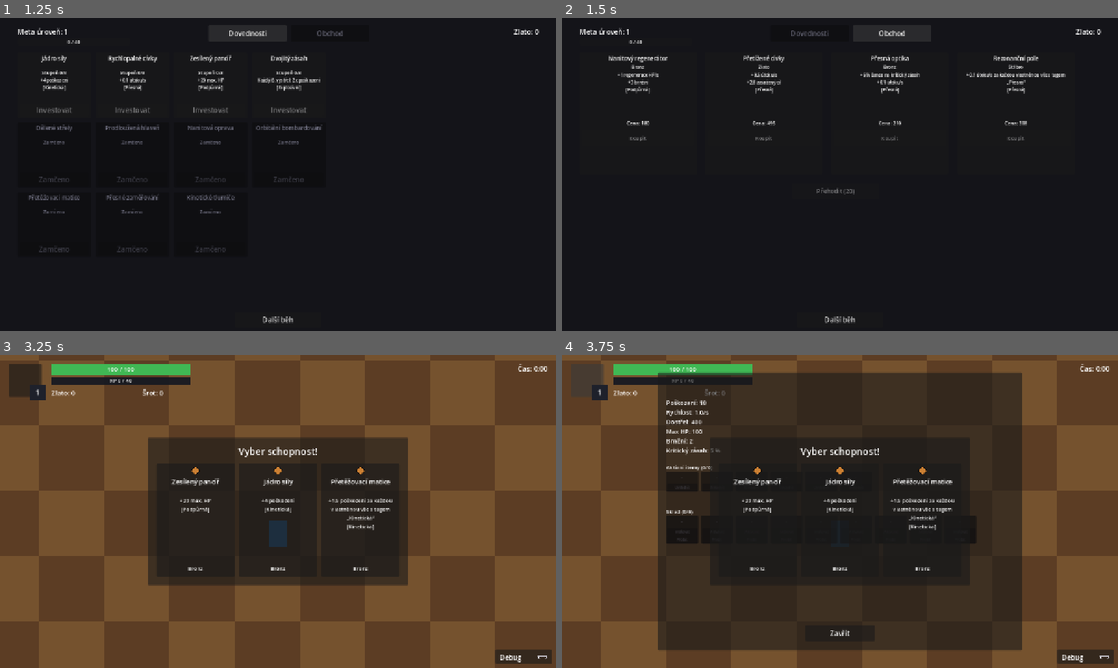
Above: before the commit, frames 1-4 (two rows, left to right).
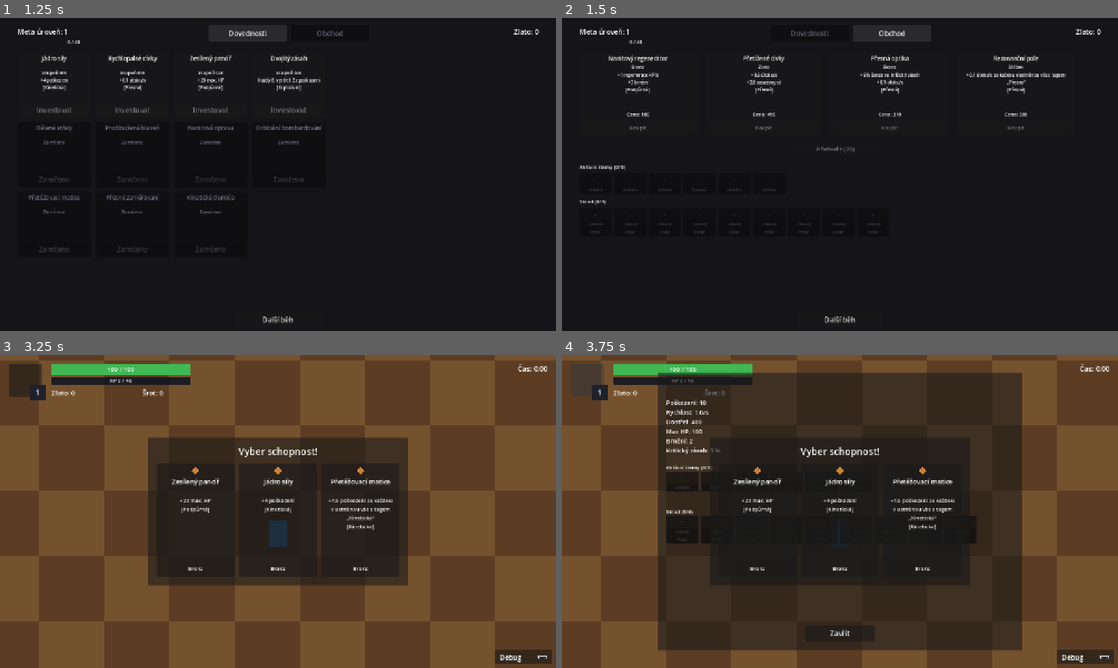
Above: after the commit, the same moments.

Repository: Wazzbi/auto-battler
Game: Godot game, scene res://scenes/ui/lobby.tscn
Same seed, same stepped clock (60 frames per second), same inputs: the game is played once before the commit and once after it. This scene is started directly instead of the project's main scene.
Inputs (mouse positions are in pixels of both pictures, inside the frame that each line leads up to):
- Up to frame 1 (1.25 s): click "Dovednosti" at 0.5 s
- Up to frame 2 (1.5 s): click "Obchod" at 1.25 s
- Up to frame 3 (3.25 s): click "Další běh" at 2 s; move the mouse to (400, 495) at 2.77 s; hold D (move_right) from 2.78 s (still down)
- Up to frame 4 (3.75 s): release D (move_right) at 3.5 s; click (589, 380) at 3.5 s

Frame 1 is identical in both runs. In frame 2, 0.7% of the frame differs, in the area x 3-84%, y 30-69%; in frame 3, less than 0.1%; in frame 4, less than 0.1%.

Commit message:
Přidat aktivní itemy a sklad do obchodu v lobby
Záložka Obchod v lobby teď kromě nabídky ke koupi ukazuje i aktivní itemy
a sklad hráče (stejné mini-sloty s Uskladnit/Aktivovat/Prodat tlačítky jako
CharacterPanel v běhu), aby šlo v lobby spravovat celý obchodní inventář na
jednom místě. Karty nabídky zmenšeny ze 280 na 190px výšky, ať se vše vejde.

Co-Authored-By: Claude Sonnet 5 <noreply@anthropic.com>

Diff:
--- a/scenes/ui/lobby.gd
+++ b/scenes/ui/lobby.gd
@@ -28,6 +28,14 @@
 const SKILL_NODE_WIDTH: float = 170.0
 const SKILL_NODE_HEIGHT: float = 150.0
 const SKILL_NODE_GAP: float = 10.0
+## Šířka/mezera miniaturních slotů pro aktivní/sklad itemy - stejné hodnoty
+## a stejný _create_inventory_mini_slot() vzor jako dřívější hud.gd (viz
+## "CharacterPanel" v CLAUDE.md), teď duplikované sem, protože Obchod v
+## lobby ukazuje aktivní/sklad itemy vedle nabídky ke koupi (explicit user
+## request 2026-09-28 - "může shop v lobby ukazovat taky UI s aktivními
+## předměty hráče a stash jako u ingame shopu?").
+const SHOP_MINI_SLOT_WIDTH: float = 74.0
+const SHOP_MINI_SLOT_GAP: float = 6.0
 
 @onready var meta_level_label: Label = $MetaLevelLabel
 @onready var meta_xp_bar: ProgressBar = $MetaXPBar
@@ -48,6 +56,10 @@
 	$ShopTabContent/ShopCard3,
 ]
 @onready var shop_reroll_button: Button = $ShopTabContent/RerollButton
+@onready var inventory_active_label: Label = $ShopTabContent/ActiveLabel
+@onready var inventory_active_container: Control = $ShopTabContent/ActiveItemsContainer
+@onready var inventory_stash_label: Label = $ShopTabContent/StashLabel
+@onready var inventory_stash_container: Control = $ShopTabContent/StashContainer
 
 @onready var next_run_button: Button = $NextRunButton
 
@@ -55,6 +67,10 @@
 ## "button"}} - postaveno jednou v _ready(), znovu použito při každém
 ## _refresh_skill_tree_ui() (žádné přestavování stromu za běhu).
 var _skill_node_widgets: Dictionary = {}
+## Stejný princip jako u dovednostního stromu - Dictionary {"panel", "label",
+## "buttons": Array} na slot, postaveno jednou v _build_inventory_ui().
+var _active_slot_widgets: Array = []
+var _stash_slot_widgets: Array = []
 
 
 func _ready() -> void:
@@ -70,6 +86,7 @@
 	next_run_button.pressed.connect(_on_next_run_pressed)
 	_setup_shop_cards()
 	shop_reroll_button.pressed.connect(_on_shop_reroll_pressed)
+	_build_inventory_ui()
 
 	_ensure_shop_offer()
 	_build_skill_tree_ui()
@@ -295,6 +312,119 @@
 	shop_reroll_button.text = "Přehodit (%d)" % GameManager.get_shop_reroll_cost()
 	shop_reroll_button.disabled = not GameManager.can_reroll_shop()
 
+	_refresh_inventory_ui()
+
+
+## Vytvoří 6 aktivních + 9 sklad miniaturních slotů PROCEDURÁLNĚ - přesunuto
+## beze změny logiky z dřívějšího hud.gd's _build_inventory_ui() (viz
+## "CharacterPanel" v CLAUDE.md pro historii, "Lobby a meta-progrese" pro
+## proč obchod teď žije tady). Volá se jednou v _ready().
+func _build_inventory_ui() -> void:
+	for i in GameManager.SHOP_ACTIVE_SLOTS:
+		var widget: Dictionary = _create_inventory_mini_slot(inventory_active_container, i, ["Uskladnit"])
+		widget["buttons"][0].pressed.connect(_on_active_slot_stash_pressed.bind(i))
+		_active_slot_widgets.append(widget)
+
+	for i in GameManager.SHOP_STASH_SLOTS:
+		var widget: Dictionary = _create_inventory_mini_slot(inventory_stash_container, i, ["Aktivovat", "Prodat"])
+		widget["buttons"][0].pressed.connect(_on_stash_slot_activate_pressed.bind(i))
+		widget["buttons"][1].pressed.connect(_on_stash_slot_sell_pressed.bind(i))
+		_stash_slot_widgets.append(widget)
+
+
+## Jeden miniaturní slot: Panel s Labelem (2 řádky - krátký název + rarita)
+## a N tlačítky pod sebou - identické tělo jako dřívější hud.gd's
+## _create_inventory_mini_slot().
+func _create_inventory_mini_slot(parent: Control, index: int, button_texts: Array) -> Dictionary:
+	var panel := Panel.new()
+	panel.position = Vector2(index * (SHOP_MINI_SLOT_WIDTH + SHOP_MINI_SLOT_GAP), 0.0)
+	panel.size = Vector2(SHOP_MINI_SLOT_WIDTH, 28.0 + button_texts.size() * 18.0)
+	parent.add_child(panel)
+
+	var label := Label.new()
+	label.position = Vector2(2.0, 2.0)
+	label.size = Vector2(SHOP_MINI_SLOT_WIDTH - 4.0, 24.0)
+	label.add_theme_font_size_override("font_size", 8)
+	label.horizontal_alignment = HORIZONTAL_ALIGNMENT_CENTER
+	label.vertical_alignment = VERTICAL_ALIGNMENT_CENTER
+	label.autowrap_mode = TextServer.AUTOWRAP_WORD_SMART
+	panel.add_child(label)
+
+	var buttons: Array = []
+	for bi in button_texts.size():
+		var button := Button.new()
+		button.position = Vector2(2.0, 28.0 + bi * 18.0)
+		button.size = Vector2(SHOP_MINI_SLOT_WIDTH - 4.0, 16.0)
+		button.add_theme_font_size_override("font_size", 7)
+		button.text = button_texts[bi]
+		panel.add_child(button)
+		buttons.append(button)
+
+	return {"panel": panel, "label": label, "buttons": buttons}
+
+
+func _on_active_slot_stash_pressed(index: int) -> void:
+	GameManager.move_shop_item_to_stash(index)
+
+
+func _on_stash_slot_activate_pressed(index: int) -> void:
+	GameManager.move_shop_item_to_active(index)
+
+
+func _on_stash_slot_sell_pressed(index: int) -> void:
+	GameManager.sell_shop_item("stash", index)
+
+
+## Překreslí aktivní/sklad miniaturní sloty a hlavičky "(N/6)"/"(N/9)" -
+## volá se z _refresh_shop_tab(), takže zůstává čerstvé pokaždé, když se
+## Obchod tab otevře nebo se cokoliv v nabídce/inventáři změní.
+func _refresh_inventory_ui() -> void:
+	inventory_active_label.text = "Aktivní itemy (%d/%d)" % [
+		GameManager.active_shop_items.size(), GameManager.SHOP_ACTIVE_SLOTS
+	]
+	inventory_stash_label.text = "Sklad (%d/%d)" % [
+		GameManager.stash_shop_items.size(), GameManager.SHOP_STASH_SLOTS
+	]
+
+	for i in _active_slot_widgets.size():
+		var widget: Dictionary = _active_slot_widgets[i]
+		if i < GameManager.active_shop_items.size():
+			var entry: Dictionary = GameManager.active_shop_items[i]
+			_fill_inventory_mini_slot(widget, entry)
+			widget["buttons"][0].disabled = false
+		else:
+			_clear_inventory_mini_slot(widget)
+			widget["buttons"][0].disabled = true
+
+	for i in _stash_slot_widgets.size():
+		var widget: Dictionary = _stash_slot_widgets[i]
+		if i < GameManager.stash_shop_items.size():
+			var entry: Dictionary = GameManager.stash_shop_items[i]
+			_fill_inventory_mini_slot(widget, entry)
+			widget["buttons"][0].disabled = GameManager.active_shop_items.size() >= GameManager.SHOP_ACTIVE_SLOTS
+			widget["buttons"][1].disabled = false
+		else:
+			_clear_inventory_mini_slot(widget)
+			widget["buttons"][0].disabled = true
+			widget["buttons"][1].disabled = true
+
+
+func _fill_inventory_mini_slot(widget: Dictionary, entry: Dictionary) -> void:
+	var definition: Dictionary = GameManager.SHOP_ITEMS[entry["item_id"]]
+	var label: Label = widget["label"]
+	label.text = "%s\n%s" % [definition["short_name"], GameManager.SHOP_RARITY_NAMES[entry["rarity"]]]
+	widget["panel"].modulate = Color.WHITE
+	label.tooltip_text = "%s (%s)\n%s" % [
+		definition["name"], GameManager.SHOP_RARITY_NAMES[entry["rarity"]],
+		GameManager.get_shop_item_desc(entry["item_id"], entry["rarity"])
+	]
+
+
+func _clear_inventory_mini_slot(widget: Dictionary) -> void:
+	widget["label"].text = "-"
+	widget["label"].tooltip_text = ""
+	widget["panel"].modulate = LOCKED_ITEM_MODULATE
+
 
 ## Spustí main.tscn znovu - main.gd's _enter_tree() zavolá GameManager.
 ## reset_game(), který smaže run-scoped stav (survival_time/currency/scrap/
--- a/scenes/ui/lobby.tscn
+++ b/scenes/ui/lobby.tscn
@@ -123,7 +123,7 @@
 offset_left = 0.0
 offset_top = 0.0
 offset_right = 270.0
-offset_bottom = 280.0
+offset_bottom = 190.0
 
 [node name="NameLabel" type="Label" parent="ShopTabContent/ShopCard0"]
 layout_mode = 0
@@ -150,7 +150,7 @@
 offset_left = 6.0
 offset_top = 44.0
 offset_right = 264.0
-offset_bottom = 150.0
+offset_bottom = 130.0
 theme_override_font_sizes/font_size = 10
 text = "Popis"
 horizontal_alignment = 1
@@ -159,9 +159,9 @@
 [node name="CostLabel" type="Label" parent="ShopTabContent/ShopCard0"]
 layout_mode = 0
 offset_left = 6.0
-offset_top = 154.0
-offset_right = 264.0
-offset_bottom = 174.0
+offset_top = 134.0
+offset_right = 264.0
+offset_bottom = 154.0
 theme_override_font_sizes/font_size = 11
 text = "Cena: 0"
 horizontal_alignment = 1
@@ -169,9 +169,9 @@
 [node name="ActionButton" type="Button" parent="ShopTabContent/ShopCard0"]
 layout_mode = 0
 offset_left = 6.0
-offset_top = 178.0
-offset_right = 264.0
-offset_bottom = 214.0
+offset_top = 158.0
+offset_right = 264.0
+offset_bottom = 186.0
 theme_override_font_sizes/font_size = 12
 text = "Koupit"
 
@@ -180,7 +180,7 @@
 offset_left = 290.0
 offset_top = 0.0
 offset_right = 560.0
-offset_bottom = 280.0
+offset_bottom = 190.0
 
 [node name="NameLabel" type="Label" parent="ShopTabContent/ShopCard1"]
 layout_mode = 0
@@ -207,7 +207,7 @@
 offset_left = 6.0
 offset_top = 44.0
 offset_right = 264.0
-offset_bottom = 150.0
+offset_bottom = 130.0
 theme_override_font_sizes/font_size = 10
 text = "Popis"
 horizontal_alignment = 1
@@ -216,9 +216,9 @@
 [node name="CostLabel" type="Label" parent="ShopTabContent/ShopCard1"]
 layout_mode = 0
 offset_left = 6.0
-offset_top = 154.0
-offset_right = 264.0
-offset_bottom = 174.0
+offset_top = 134.0
+offset_right = 264.0
+offset_bottom = 154.0
 theme_override_font_sizes/font_size = 11
 text = "Cena: 0"
 horizontal_alignment = 1
@@ -226,9 +226,9 @@
 [node name="ActionButton" type="Button" parent="ShopTabContent/ShopCard1"]
 layout_mode = 0
 offset_left = 6.0
-offset_top = 178.0
-offset_right = 264.0
-offset_bottom = 214.0
+offset_top = 158.0
+offset_right = 264.0
+offset_bottom = 186.0
 theme_override_font_sizes/font_size = 12
 text = "Koupit"
 
@@ -237,7 +237,7 @@
 offset_left = 580.0
 offset_top = 0.0
 offset_right = 850.0
-offset_bottom = 280.0
+offset_bottom = 190.0
 
 [node name="NameLabel" type="Label" parent="ShopTabContent/ShopCard2"]
 layout_mode = 0
@@ -264,7 +264,7 @@
 offset_left = 6.0
 offset_top = 44.0
 offset_right = 264.0
-offset_bottom = 150.0
+offset_bottom = 130.0
 theme_override_font_sizes/font_size = 10
 text = "Popis"
 horizontal_alignment = 1
@@ -273,9 +273,9 @@
 [node name="CostLabel" type="Label" parent="ShopTabContent/ShopCard2"]
 layout_mode = 0
 offset_left = 6.0
-offset_top = 154.0
-offset_right = 264.0
-offset_bottom = 174.0
+offset_top = 134.0
+offset_right = 264.0
+offset_bottom = 154.0
 theme_override_font_sizes/font_size = 11
 text = "Cena: 0"
 horizontal_alignment = 1
@@ -283,9 +283,9 @@
 [node name="ActionButton" type="Button" parent="ShopTabContent/ShopCard2"]
 layout_mode = 0
 offset_left = 6.0
-offset_top = 178.0
-offset_right = 264.0
-offset_bottom = 214.0
+offset_top = 158.0
+offset_right = 264.0
+offset_bottom = 186.0
 theme_override_font_sizes/font_size = 12
 text = "Koupit"
 
@@ -294,7 +294,7 @@
 offset_left = 870.0
 offset_top = 0.0
 offset_right = 1140.0
-offset_bottom = 280.0
+offset_bottom = 190.0
 
 [node name="NameLabel" type="Label" parent="ShopTabContent/ShopCard3"]
 layout_mode = 0
@@ -321,7 +321,7 @@
 offset_left = 6.0
 offset_top = 44.0
 offset_right = 264.0
-offset_bottom = 150.0
+offset_bottom = 130.0
 theme_override_font_sizes/font_size = 10
 text = "Popis"
 horizontal_alignment = 1
@@ -330,9 +330,9 @@
 [node name="CostLabel" type="Label" parent="ShopTabContent/ShopCard3"]
 layout_mode = 0
 offset_left = 6.0
-offset_top = 154.0
-offset_right = 264.0
-offset_bottom = 174.0
+offset_top = 134.0
+offset_right = 264.0
+offset_bottom = 154.0
 theme_override_font_sizes/font_size = 11
 text = "Cena: 0"
 horizontal_alignment = 1
@@ -340,20 +340,52 @@
 [node name="ActionButton" type="Button" parent="ShopTabContent/ShopCard3"]
 layout_mode = 0
 offset_left = 6.0
-offset_top = 178.0
-offset_right = 264.0
-offset_bottom = 214.0
+offset_top = 158.0
+offset_right = 264.0
+offset_bottom = 186.0
 theme_override_font_sizes/font_size = 12
 text = "Koupit"
 
 [node name="RerollButton" type="Button" parent="ShopTabContent"]
 layout_mode = 0
 offset_left = 490.0
-offset_top = 300.0
+offset_top = 204.0
 offset_right = 690.0
-offset_bottom = 336.0
+offset_bottom = 240.0
 theme_override_font_sizes/font_size = 14
 text = "Přehodit (20)"
+
+[node name="ActiveLabel" type="Label" parent="ShopTabContent"]
+layout_mode = 0
+offset_left = 0.0
+offset_top = 254.0
+offset_right = 800.0
+offset_bottom = 274.0
+theme_override_font_sizes/font_size = 12
+text = "Aktivní itemy (0/6)"
+
+[node name="ActiveItemsContainer" type="Control" parent="ShopTabContent"]
+layout_mode = 0
+offset_left = 0.0
+offset_top = 278.0
+offset_right = 800.0
+offset_bottom = 324.0
+
+[node name="StashLabel" type="Label" parent="ShopTabContent"]
+layout_mode = 0
+offset_left = 0.0
+offset_top = 334.0
+offset_right = 800.0
+offset_bottom = 354.0
+theme_override_font_sizes/font_size = 12
+text = "Sklad (0/9)"
+
+[node name="StashContainer" type="Control" parent="ShopTabContent"]
+layout_mode = 0
+offset_left = 0.0
+offset_top = 358.0
+offset_right = 800.0
+offset_bottom = 422.0
 
 [node name="NextRunButton" type="Button" parent="."]
 layout_mode = 0
Not shown, changed: CLAUDE.md
